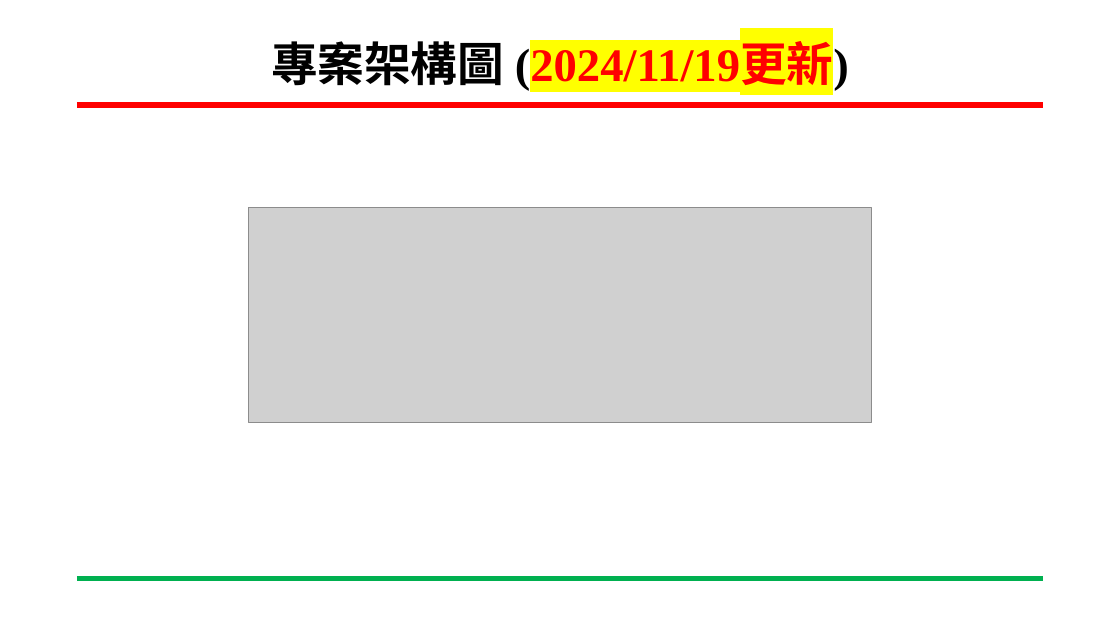
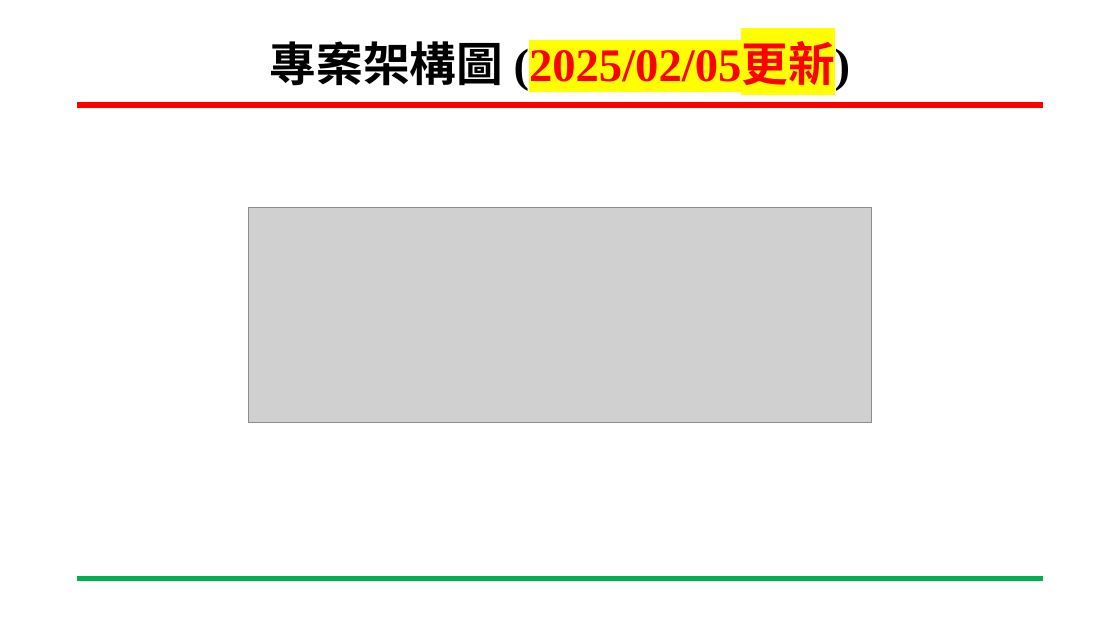
Before and after one commit to wsy0331/SOC_Lab_Exercises, a slide deck: slide 8 of 專案進度報告_吳紹郁_20241121.pptx (slide 7 before the commit). Drawn at 1120x630 pixels with LibreOffice and Linux fonts; fonts in the diff are those of the drawing; grey boxes stand for pictures; background and template pictures are left out. Boxes give left, top, right and bottom in pixels: in the first picture for what was removed or moved away, otherwise in the second. Text is boxed around its words. In the diff, an @@ line names an element or a change of style, - is before the commit and + after.

```diff
--- a/專案進度報告_吳紹郁_20241121.pptx
+++ b/專案進度報告_吳紹郁_20241121.pptx
@@ title at [270, 41, 851, 91]: text changed @@
-專案架構圖 (2024/11/19更新)
+專案架構圖 (2025/02/05更新)
```
Also in this commit, not shown: 3 other slides changed, 2 slides added, 1 slide removed, 2 other files.
